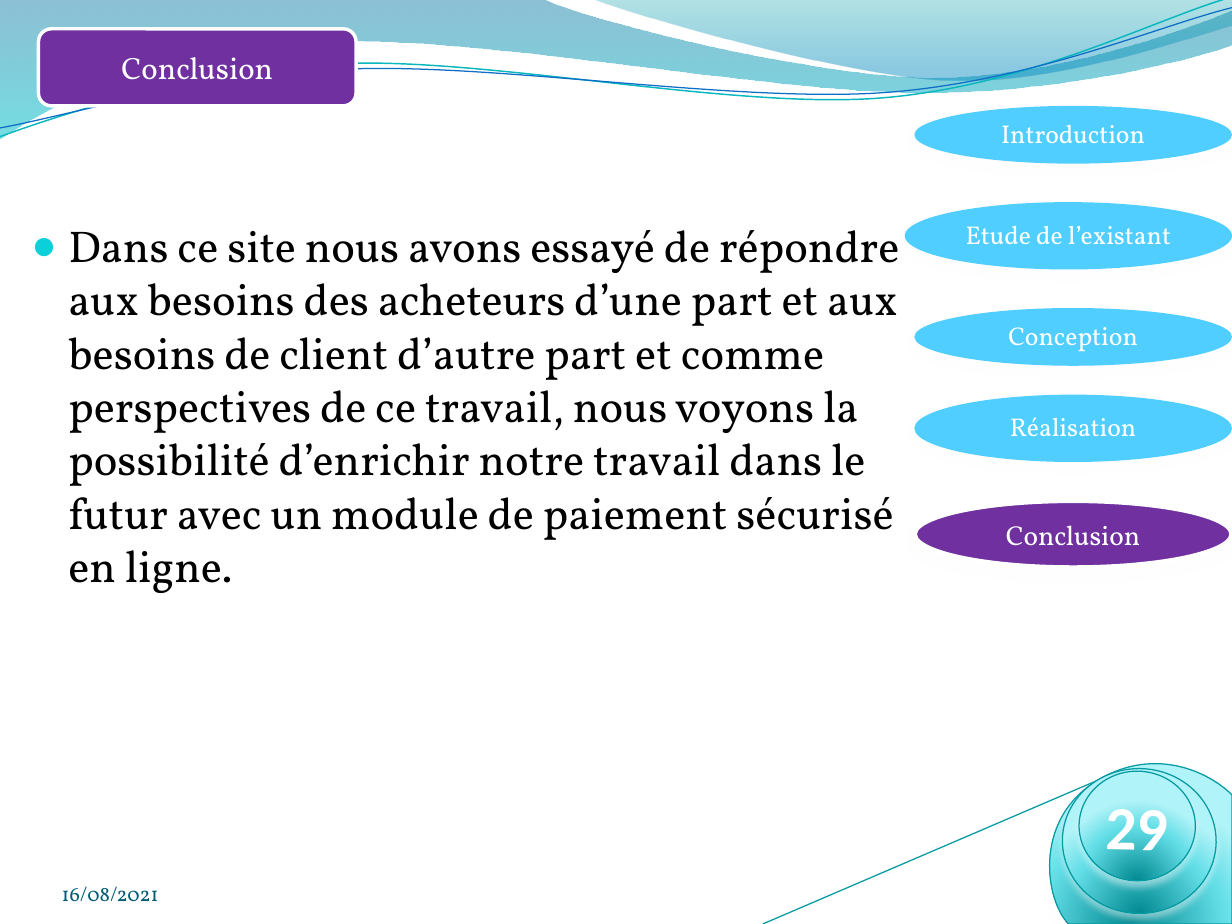
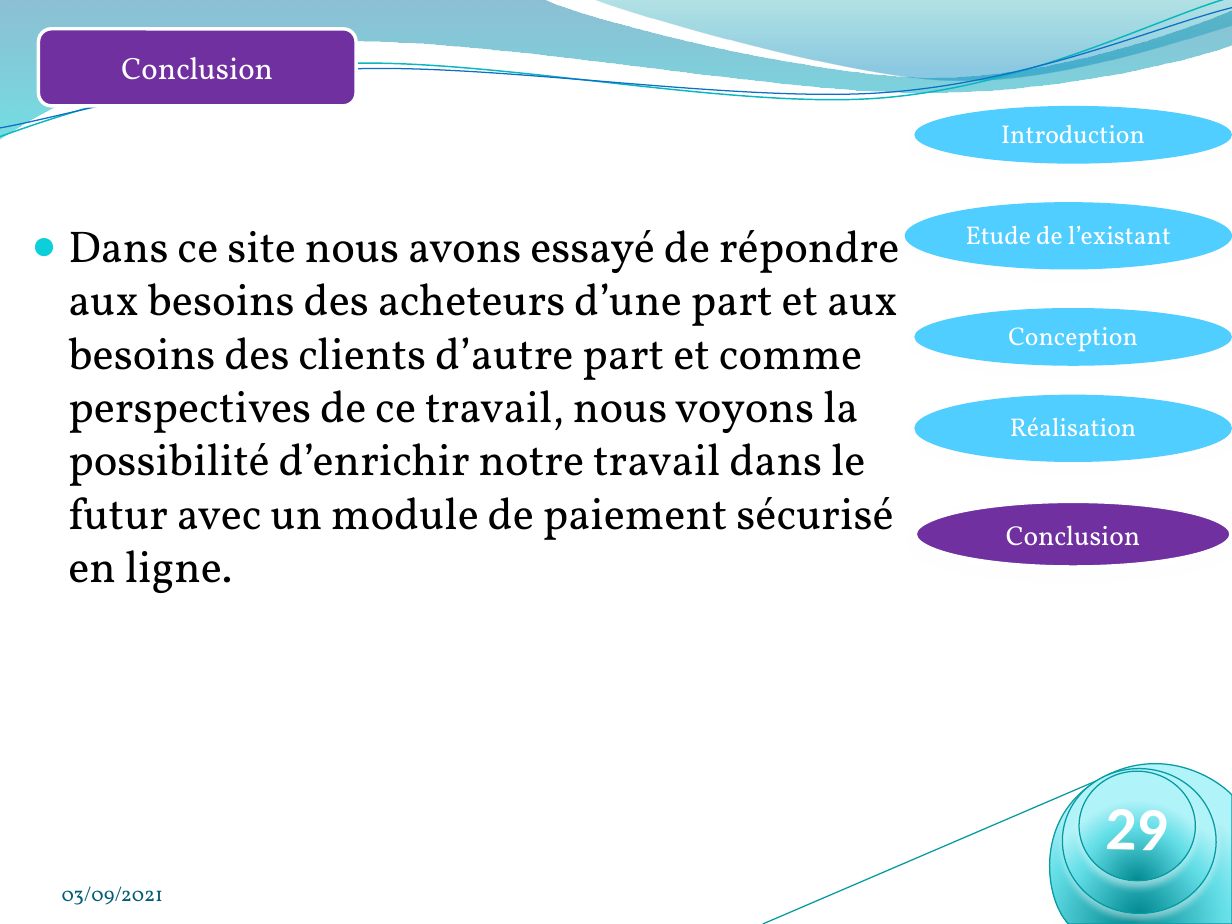
Before and after one commit to badreddine2010/e-shop, a slide deck: slide 30 of conception/Rapport/présentation soutenance Pfe_Bad_Afpa.pptx. Drawn at 1232x924 pixels with LibreOffice and Linux fonts; fonts in the diff are those of the drawing. Boxes give left, top, right and bottom in pixels: in the first picture for what was removed or moved away, otherwise in the second. Text is boxed around its words. In the diff, an @@ line names an element or a change of style, - is before the commit and + after.

```diff
--- a/conception/Rapport/présentation soutenance Pfe_Bad_Afpa.pptx
+++ b/conception/Rapport/présentation soutenance Pfe_Bad_Afpa.pptx
@@ text at (68,230,899,593): text changed @@
-● Dans ce site nous avons essayé de répondre aux besoins des acheteurs d’une part et aux besoins de client d’autre part et comme perspectives de ce travail, nous voyons la possibilité d’enrichir notre travail dans le futur avec un module de paiement sécurisé en ligne.
+● Dans ce site nous avons essayé de répondre aux besoins des acheteurs d’une part et aux besoins des clients d’autre part et comme perspectives de ce travail, nous voyons la possibilité d’enrichir notre travail dans le futur avec un module de paiement sécurisé en ligne.
@@ text at (62,886,163,905): text changed @@
-16/08/2021
+03/09/2021
```
Also in this commit, not shown: 30 other slides changed, 51 other files.
